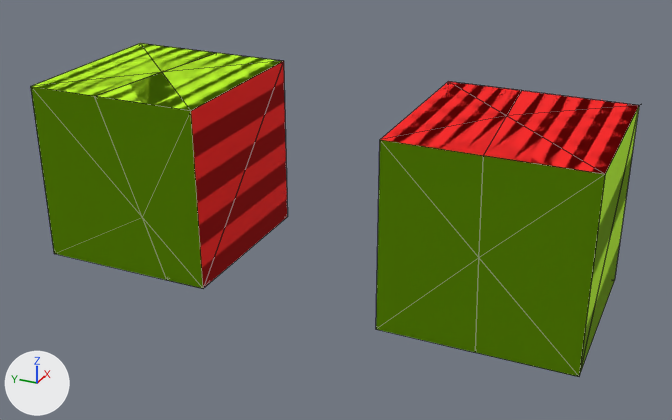
One commit to the FBX model build/1out.fbx: the scene before it, then after it.
Rendered twice from a 50 mm camera at (-4.2, -1.93, 1.96) aimed at (-0.03, -0.05, -0.12). The lights are fixed; the arrows at lower left show +X, +Y and +Z. Mesh edges are drawn as thin lines. Where no turn or scale is listed for an object, it has been applied to the vertices.
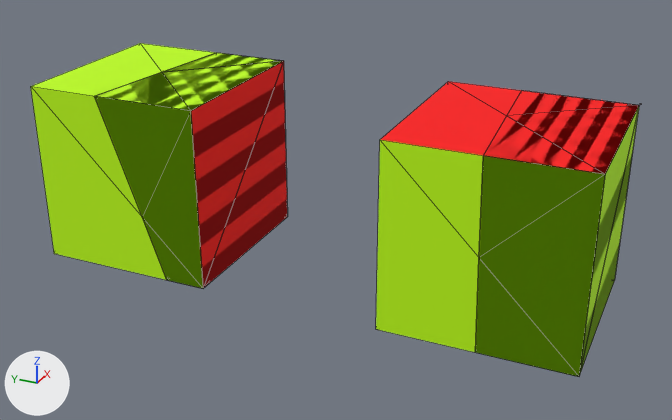
Boxes [x1, y1, x2, y2] around the edits, measured in the pictures (672 x 420 px; the box of a moved part takes in the faces that stretch with it):
'Box001_1', reshaped: before [376, 81, 520, 352]; after [475, 156, 605, 377]
'Box002_1', reshaped: before [31, 43, 215, 280]; after [163, 61, 287, 288]
part 1 of me_box002_1, moved or reshaped: before [31, 43, 215, 280]; after [191, 62, 282, 286]
'Box001_0', unchanged, covered by the edit: before [475, 94, 639, 377]; after [485, 94, 639, 174]

What changed in the scene script:
```text
Change me_box001_1:
    used by ob_box001_1; location = (0.0, -0.48, 0.0)
    remove me_box001_1.from_pydata(...)  # 24 vertices, 17 faces; spans x -0.5..0.5, y -0.51..0.0, z -0.5..0.507
    add me_box001_1.from_pydata(...)  # 23 vertices, 17 faces; spans x -0.5..0.508, y -1.007..-0.403, z -0.5..0.507
    me_box001_1 part 2
    5 vertices are removed from x -0.5..0.5, y -0.432..0.0, z -0.5..0.5
    15 faces are deleted
    4 vertices are added at (0.5, -1.0, 0.5), (-0.5, -1.0, 0.5), (-0.5, -1.0, -0.5), (0.5, -1.0, -0.5)
    12 new faces join them, mat_mat1 (green #beff00)
    3 new faces join them, mat_mat2 (red #ff0000)
Change me_box002_1:
    used by ob_box002_1; location = (0.0, 1.52, 0.0)
    remove me_box002_1.from_pydata(...)  # 21 vertices, 17 faces; spans x -0.5..0.5, y -0.902..0.0, z -0.5..0.505
    add me_box002_1.from_pydata(...)  # 22 vertices, 17 faces; spans x -0.5..0.5, y -1.0..-0.417, z -0.5..0.505
    me_box002_1 part 1
    4 vertices are removed from x -0.5..0.5, y 0.0, z -0.5..0.5
    16 faces are deleted
    5 vertices are added at (-0.5, -1.0, 0.5), (0.5, -1.0, 0.5), (-0.5, -1.0, -0.5), (0.5, -1.0, -0.5), (0.387, -0.887, -0.5)
    14 new faces join them, mat_mat1 (green #beff00)
    2 new faces join them, mat_mat2 (red #ff0000)
```
